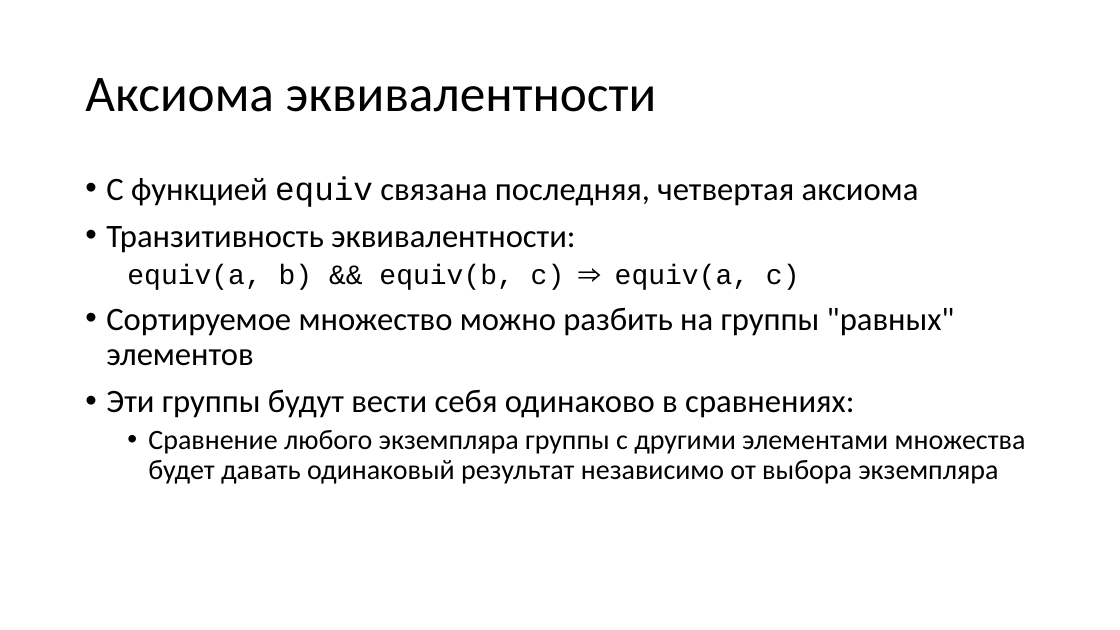
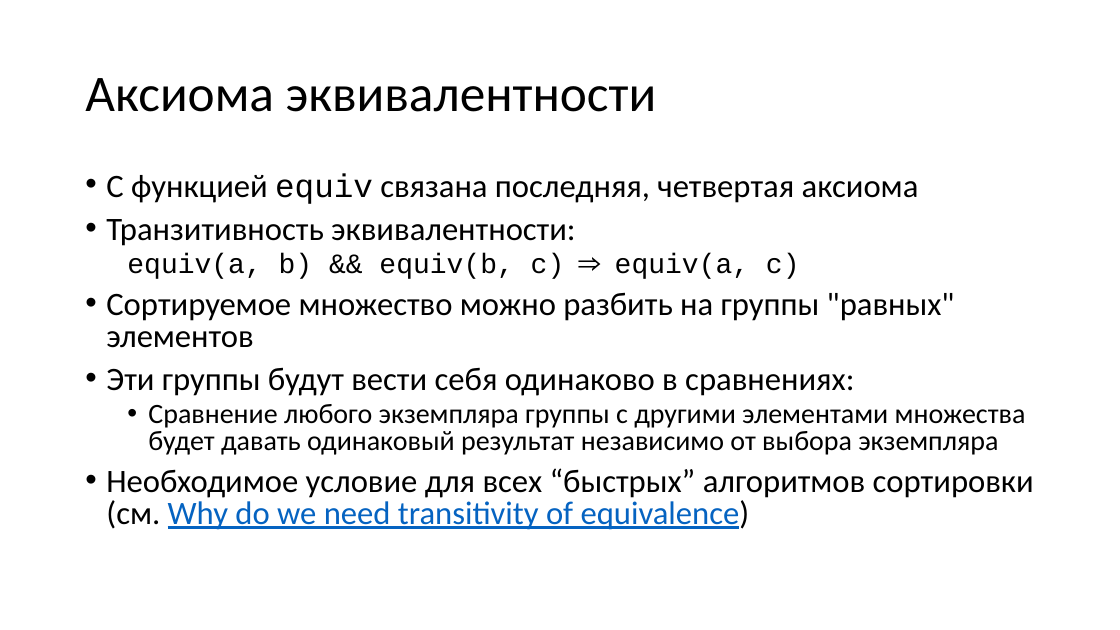
Before and after one commit to yugr/CppRussia, a slide deck: slide 14 of 2023/RU.pptx. Drawn at 1120x630 pixels with LibreOffice and Linux fonts; fonts in the diff are those of the drawing. Boxes give left, top, right and bottom in pixels: in the first picture for what was removed or moved away, otherwise in the second. Text is boxed around its words. In the diff, an @@ line names an element or a change of style, - is before the commit and + after.

Commit message:
Mention that transitivity of equiv is needed by all quick sort algorithms.

```diff
--- a/2023/RU.pptx
+++ b/2023/RU.pptx
@@ text at (106,173,1026,455): line spacing 0.9 to 0.8 @@
@@ text at (106,468,1034,530): paragraph added @@
+• Необходимое условие для всех “быстрых” алгоритмов сортировки (см. Why do we need transitivity of equivalence)
```
Also in this commit, not shown: 1 other file.
